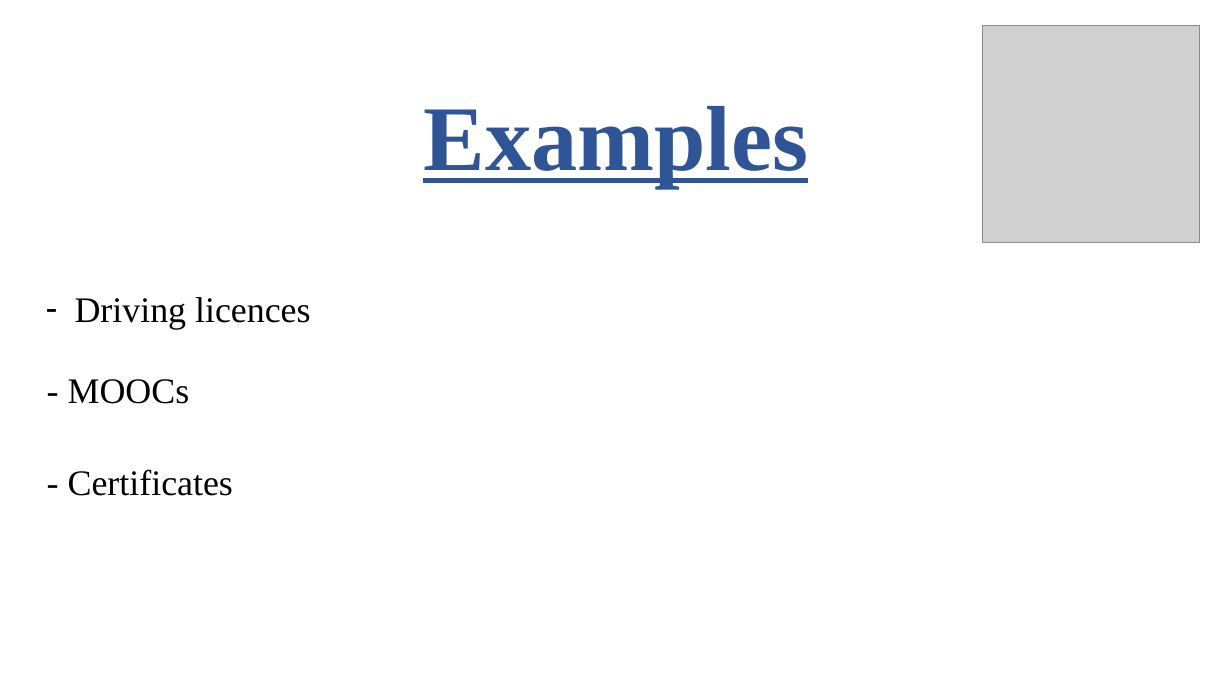
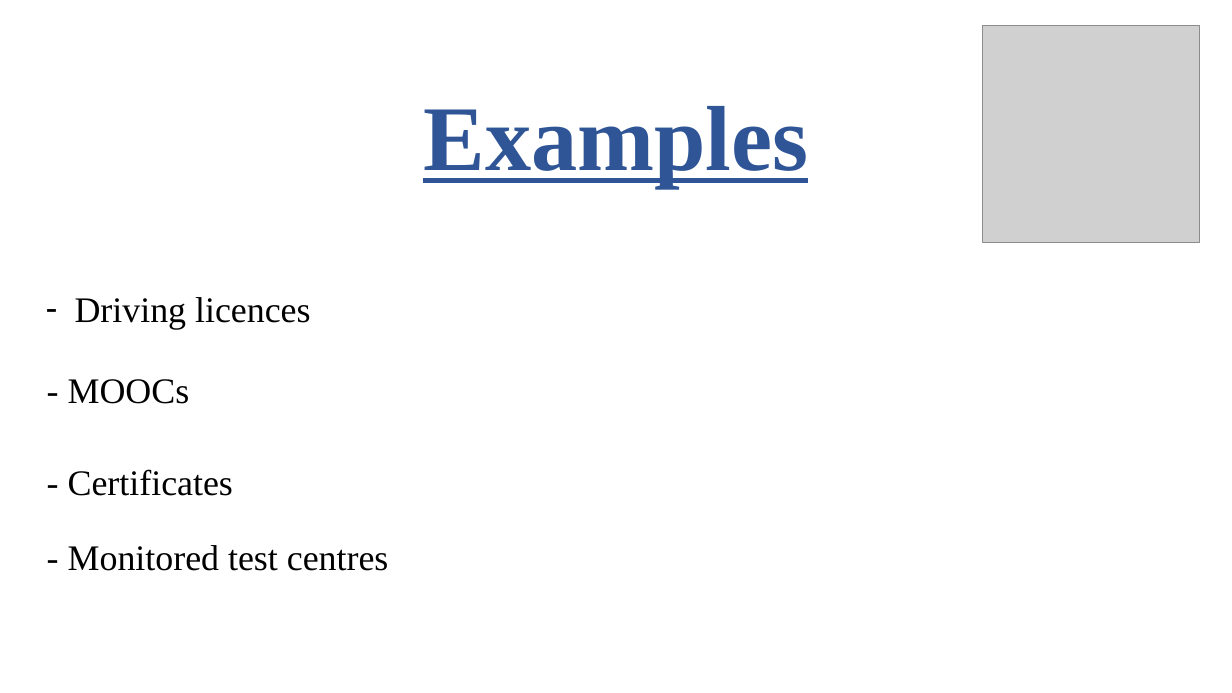
Before and after one commit to robinengels/Anglais, a slide deck: slide 3 of Anglais.pptx. Drawn at 1232x693 pixels with LibreOffice and Linux fonts; fonts in the diff are those of the drawing; grey boxes stand for pictures. Boxes give left, top, right and bottom in pixels: in the first picture for what was removed or moved away, otherwise in the second. Text is boxed around its words. In the diff, an @@ line names an element or a change of style, - is before the commit and + after.

```diff
--- a/Anglais.pptx
+++ b/Anglais.pptx
@@ text added at <box>68,545,389,571</box>, 28 pt, text #000000 @@
+- Monitored test centres
```
Also in this commit, not shown: 6 other slides changed, 8 slides added, 3 slides removed.
